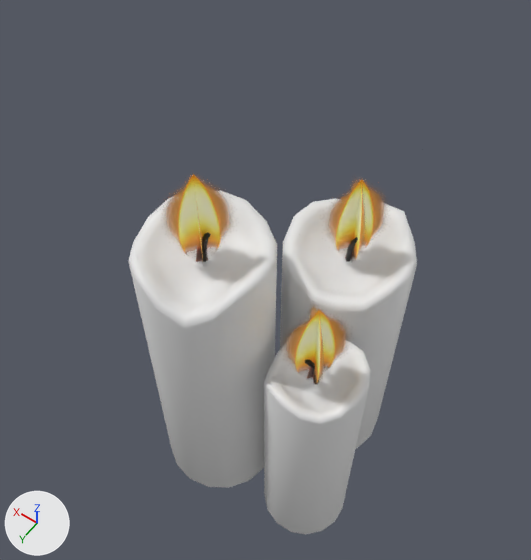
Two versions of the glTF model Assets/models/items/candles.glb, one commit apart.
Before and after are seen from a camera (50 mm lens) standing at (-0.331, 0.527, 1.336) and looking at (0.075, -0.04, 0.444). The axes (+X, +Y, +Z) are drawn at lower left. The lights are the same throughout. The older version comes first. Objects named as collision shapes, trigger or cutter boxes, shadow casters or lower levels of detail are left out. Where no turn or scale is listed for an object, it has been applied to the vertices.

The scene before the commit, as lines of its bpy script (objects in view):
```python
me_cylinder = bpy.data.meshes.new('Cylinder')
me_cylinder.from_pydata(...)  # 540 vertices, 1056 faces; spans x -0.156..0.207, y -0.215..0.157, z 0.0..0.632
# faces by material slot: [108, 948]
me_cylinder.materials.append(mat_tread)  # black #151515
me_cylinder.materials.append(mat_wax)  # white #e7e7e7
me_plane_001 = bpy.data.meshes.new('Plane.001')
me_plane_001.from_pydata(...)  # 24 vertices, 12 faces; spans x -0.313..0.125, y -0.305..0.128, z -0.294..0.176
me_plane_001.materials.append(mat_material_001)
ob_candles = bpy.data.objects.new('candles', me_cylinder)
ob_candles.location = (0.0, 0.0, 0.0)
ob_flames = bpy.data.objects.new('flames', me_plane_001)
ob_flames.location = (0.107, 0.061, 0.639)
```
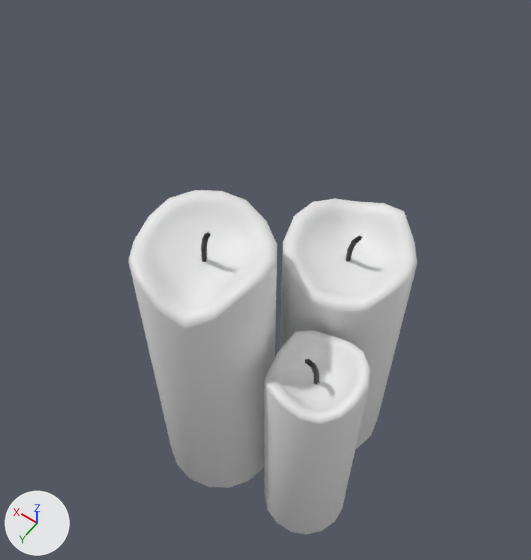
Pixel boxes (x1, y1, x2, y2) of what changed, in the pictures (531 x 560 px):
'flames', deleted
    before: (166, 174, 384, 384)

What changed in the scene script:
```text
Remove ob_flames:
    ob_flames = bpy.data.objects.new('flames', me_plane_001)
    ob_flames.location = (0.107, 0.061, 0.639)
```
